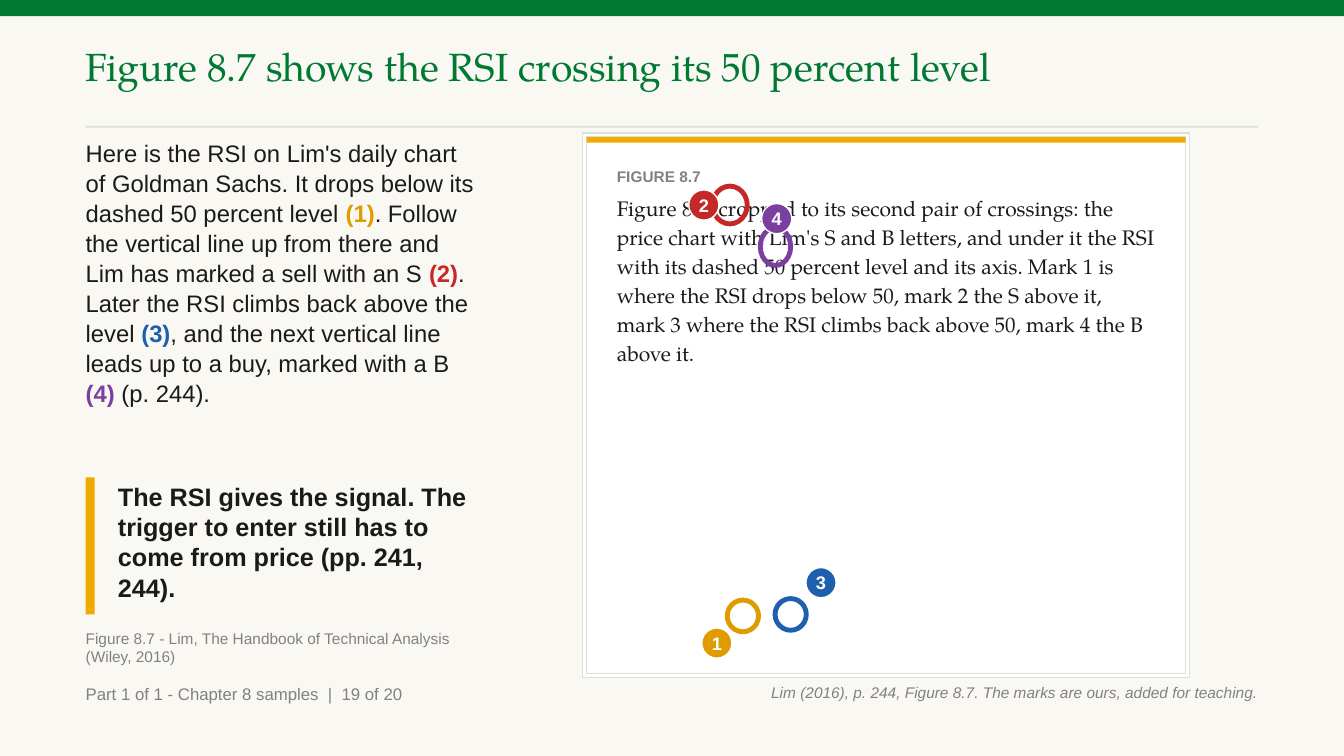
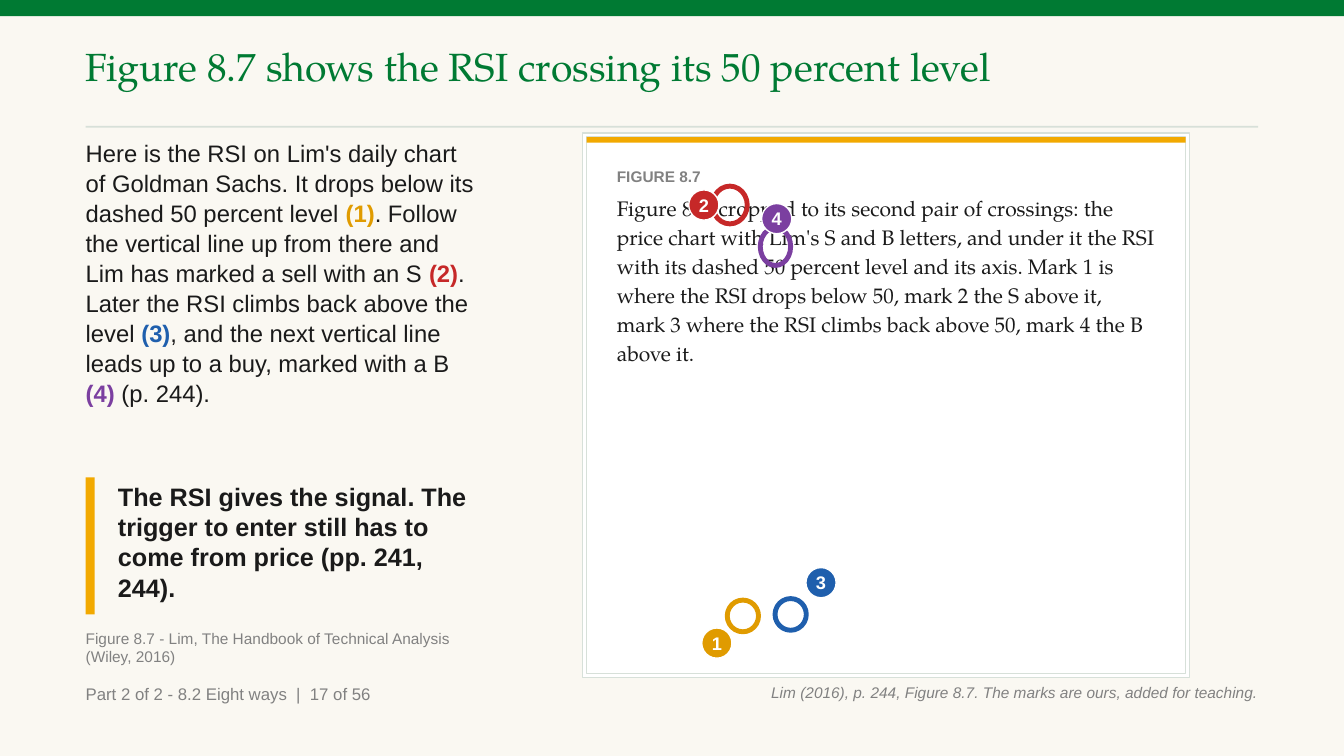
Before and after one commit to benjiesotelo-sudo/Telos_FIN1209, a slide deck: slide 81 of chapter-08/FIN1209-Chapter-08.pptx (slide 23 before the commit). Drawn at 1344x756 pixels with LibreOffice and Linux fonts; fonts in the diff are those of the drawing. Boxes give left, top, right and bottom in pixels: in the first picture for what was removed or moved away, otherwise in the second. Text is boxed around its words. In the diff, an @@ line names an element or a change of style, - is before the commit and + after.

Commit message:
Chapter 8 Part A: 132 slides written by hand (8.1 and 8.2), 11 checks, 40 charts of ours, student edition and run card

```diff
--- a/chapter-08/FIN1209-Chapter-08.pptx
+++ b/chapter-08/FIN1209-Chapter-08.pptx
@@ text at (86, 688, 371, 704): text changed @@
-Part 1 of 1 - Chapter 8 samples | 19 of 20
+Part 2 of 2 - 8.2 Eight ways | 17 of 56
```
Also in this commit, not shown: 19 other slides changed, 111 slides added, 5 slides removed, 12 other files.
